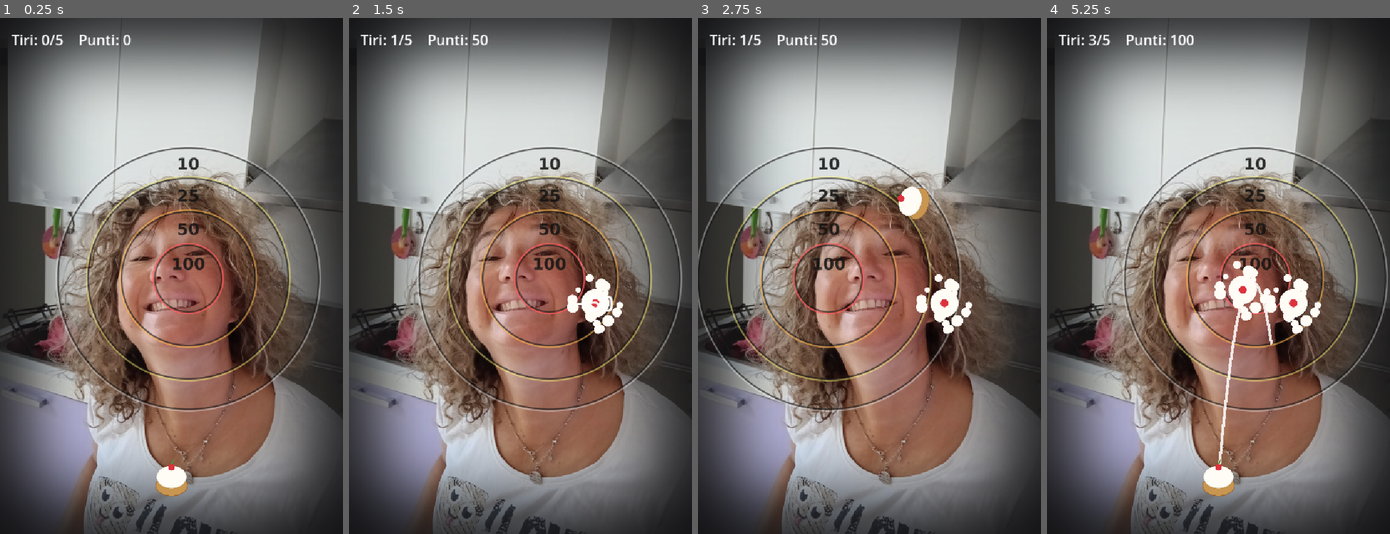
Above: before the commit, frames 1-4 (left to right).
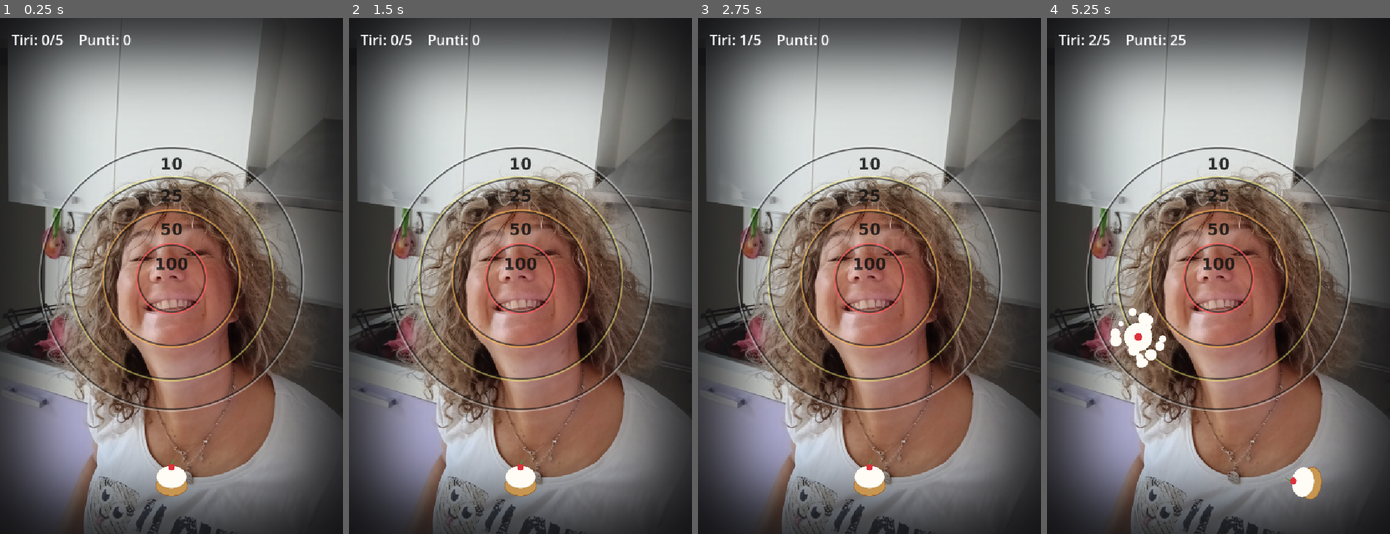
Above: after the commit, the same moments.

Repository: nicolaregge-pulse/corso-godot
Game: Godot game, scene res://main.tscn
The game is run twice, just before and just after one commit, with the same random seed, the same clock (stepped at 60 frames per second) and the same inputs.
Inputs (mouse positions are in pixels of both pictures, inside the frame that each line leads up to):
- Up to frame 1 (0.25 s): no input
- Up to frame 2 (1.5 s): tap Enter (ui_accept) at 0.5, 0.77 s; move the mouse to (595, 250) at 0.52 s; click (595, 250) at 0.67 s; drag from (451, 301) to (503, 379) at 1.27 s
- Up to frame 3 (2.75 s): move the mouse to (903, 162) at 2.02 s; click (903, 162) at 2.17 s
- Up to frame 4 (5.25 s): drag from (1201, 379) to (1115, 198) at 2.77 s; move the mouse to (1321, 353) at 3.52 s; click (1321, 353) at 3.67 s; tap Enter (ui_accept) at 3.77 s; drag from (1115, 198) to (1167, 147) at 4.27 s; move the mouse to (1235, 276) at 5.02 s; click (1235, 276) at 5.17 s

The runs differ from the first frame. In frame 1, 7.4% of the frame differs, in the area x 11-94%, y 25-77%; in frame 2, 8.7%; in frame 3, 8.8%; in frame 4, 10%, in the area x 11-100%, y 3-94%.

Commit message:
Torta: tiro a strisciata (flick) — velocita' e direzione del dito
Tolto il bersaglio mobile e la mira assistita. Ora si lancia con una
strisciata: la velocita' e la direzione del gesto danno forza e angolo del
tiro, con arco (gravita'). Tiro a sentimento, cosi' non si fa sempre 100.
Cache-bust ri-applicato.

Co-Authored-By: Claude Opus 4.8 <noreply@anthropic.com>
Claude-Session: https://claude.ai/code/session_01Vq5FU5TvjomBhpm5HhNzUc

Diff:
--- a/torta-in-faccia/main.gd
+++ b/torta-in-faccia/main.gd
@@ -1,19 +1,16 @@
 extends Node2D
 # GIOCO — Torta in faccia.
-# Trascina il dito verso la faccia: PIU' LONTANO trascini, PIU' FORTE tiri.
-# Una linea ti mostra l'arco dove cadra' la torta, cosi' regoli la potenza.
-# Il bersaglio oscilla, quindi serve anche tempismo. Punti secondo quanto sei
-# vicino al centro.
+# Lancia con una STRISCIATA del dito: conta la VELOCITA' e la DIREZIONE del
+# gesto, come tirare davvero. Strisciata veloce = tiro forte. Niente mira
+# assistita: tiri a sentimento. Punti secondo quanto sei vicino al centro.
 #
 # LA FACCIA: e' il file sfondo.png (la foto a tutto schermo).
 
 # ===== FALLO TUO =====
 const TIRI_TOTALI: int = 5
-const FORZA: float = 2.7             # quanto conta la lunghezza del trascinamento
-const FORZA_MAX: float = 1550.0      # potenza massima
+const FORZA_TIRO: float = 1.0        # moltiplica la velocita' della strisciata
+const TIRO_MAX: float = 2300.0       # velocita' massima del tiro
 const GRAVITA: float = 1500.0
-const OSCILLA: float = 90.0          # quanto oscilla il bersaglio (0 = fermo)
-const VELOCITA_OSCILLA: float = 1.6
 # =====================
 
 @onready var hudVar: Label = $hudScena
@@ -24,10 +21,8 @@
 var faccia: Sprite2D
 var bersaglio: Sprite2D
 var torta: Sprite2D
-var linea: Line2D
 var splats: Array = []
 var centro: Vector2
-var centro_ora: Vector2
 var half: float
 var r100: float
 var r50: float
@@ -38,14 +33,13 @@
 var pronto: bool = true
 var in_volo: bool = false
 var puntando: bool = false
-var dito: Vector2 = Vector2.ZERO
+var storia: Array = []               # posizioni recenti del dito, per la velocita'
 var vicino: float = 999999.0
 var vicino_pos: Vector2 = Vector2.ZERO
 var entrato: bool = false
 var tiri: int = 0
 var punti: int = 0
 var pausa: float = 0.0
-var tempo: float = 0.0
 var vp: Vector2
 
 func _ready() -> void:
@@ -56,7 +50,6 @@
 	var sfondo_tex: Texture2D = load("res://sfondo.png")
 	var bersaglio_tex: Texture2D = load("res://bersaglio.png")
 	centro = Vector2(vp.x * 0.5, vp.y * 0.505)
-	centro_ora = centro
 	half = 290.0
 	r100 = 0.258 * half
 	r50 = 0.50 * half
@@ -72,10 +65,6 @@
 	var bsc: float = (2.0 * half) / float(bersaglio_tex.get_width())
 	bersaglio.scale = Vector2(bsc, bsc)
 	campo.add_child(bersaglio)
-	linea = Line2D.new()
-	linea.width = 6.0
-	linea.default_color = Color(1, 1, 1, 0.85)
-	campo.add_child(linea)
 	torta = Sprite2D.new()
 	var torta_tex: Texture2D = load("res://torta.png")
 	torta.texture = torta_tex
@@ -104,19 +93,45 @@
 	if event is InputEventScreenTouch or event is InputEventMouseButton:
 		if event.pressed:
 			puntando = true
-			dito = event.position
+			storia = [[event.position, Time.get_ticks_msec()]]
 		else:
 			if puntando:
 				puntando = false
-				linea.points = PackedVector2Array()
 				_lancia()
 	elif (event is InputEventScreenDrag or event is InputEventMouseMotion) and puntando:
-		dito = event.position
+		storia.append([event.position, Time.get_ticks_msec()])
+		if storia.size() > 8:
+			storia.pop_front()
+
+func _velocita_strisciata() -> Vector2:
+	if storia.size() < 2:
+		return Vector2.ZERO
+	var ultimo: Array = storia[storia.size() - 1]
+	var primo: Array = storia[0]
+	# prendi il tratto negli ultimi ~130 ms per catturare il "colpo" finale
+	for e in storia:
+		if ultimo[1] - e[1] <= 130:
+			primo = e
+			break
+	var dt: float = float(ultimo[1] - primo[1]) / 1000.0
+	if dt < 0.001:
+		return Vector2.ZERO
+	return (ultimo[0] - primo[0]) / dt
+
+func _lancia() -> void:
+	var v: Vector2 = _velocita_strisciata() * FORZA_TIRO
+	if v.length() < 200.0:            # strisciata troppo lenta: non lancia
+		return
+	if v.length() > TIRO_MAX:
+		v = v.normalized() * TIRO_MAX
+	torta.position = ancora
+	torta_v = v
+	in_volo = true
+	pronto = false
+	vicino = 999999.0
+	entrato = false
 
 func _process(delta: float) -> void:
-	tempo += delta
-	centro_ora = centro + Vector2(sin(tempo * VELOCITA_OSCILLA) * OSCILLA, 0.0)
-	bersaglio.position = centro_ora
 	if tiri >= TIRI_TOTALI and not in_volo:
 		if Input.is_action_just_pressed("ui_accept"):
 			_ricomincia()
@@ -127,47 +142,12 @@
 			_rimetti()
 	if in_volo:
 		_vola(delta)
-	elif puntando and pronto:
-		linea.points = _arco()
-
-func _v0() -> Vector2:
-	var tira: Vector2 = dito - ancora     # trascini verso dove vuoi tirare
-	var v: Vector2 = tira * FORZA
-	if v.length() > FORZA_MAX:
-		v = v.normalized() * FORZA_MAX
-	v.y = -abs(v.y)                        # sempre verso l'alto
-	return v
-
-func _arco() -> PackedVector2Array:
-	var pts: PackedVector2Array = PackedVector2Array()
-	var v: Vector2 = _v0()
-	if v.length() < 80.0:
-		return pts
-	var p: Vector2 = ancora
-	for i in range(34):
-		pts.append(p)
-		v.y += GRAVITA * 0.035
-		p += v * 0.035
-		if p.y > vp.y + 30.0 or p.x < -30.0 or p.x > vp.x + 30.0:
-			break
-	return pts
-
-func _lancia() -> void:
-	var v: Vector2 = _v0()
-	if v.length() < 80.0:
-		return
-	torta.position = ancora
-	torta_v = v
-	in_volo = true
-	pronto = false
-	vicino = 999999.0
-	entrato = false
 
 func _vola(delta: float) -> void:
 	torta_v.y += GRAVITA * delta
 	torta.position += torta_v * delta
 	torta.rotation += delta * 10.0
-	var d: float = torta.position.distance_to(centro_ora)
+	var d: float = torta.position.distance_to(centro)
 	if d < vicino:
 		vicino = d
 		vicino_pos = torta.position
@@ -195,7 +175,7 @@
 	_fine_tiro()
 
 func _mancato() -> void:
-	_mostra_scritta(centro_ora + Vector2(-90, 0), "MANCATO")
+	_mostra_scritta(centro + Vector2(-90, 0), "MANCATO")
 	_fine_tiro()
 
 func _fine_tiro() -> void:
@@ -252,7 +232,7 @@
 	pronto = true
 	puntando = false
 	pausa = 0.0
-	linea.points = PackedVector2Array()
+	storia = []
 	torta.position = ancora
 	torta.rotation = 0.0
 	torta.visible = true
Not shown, changed: docs/torta/index.html
Not shown, changed: docs/torta/index.pck
